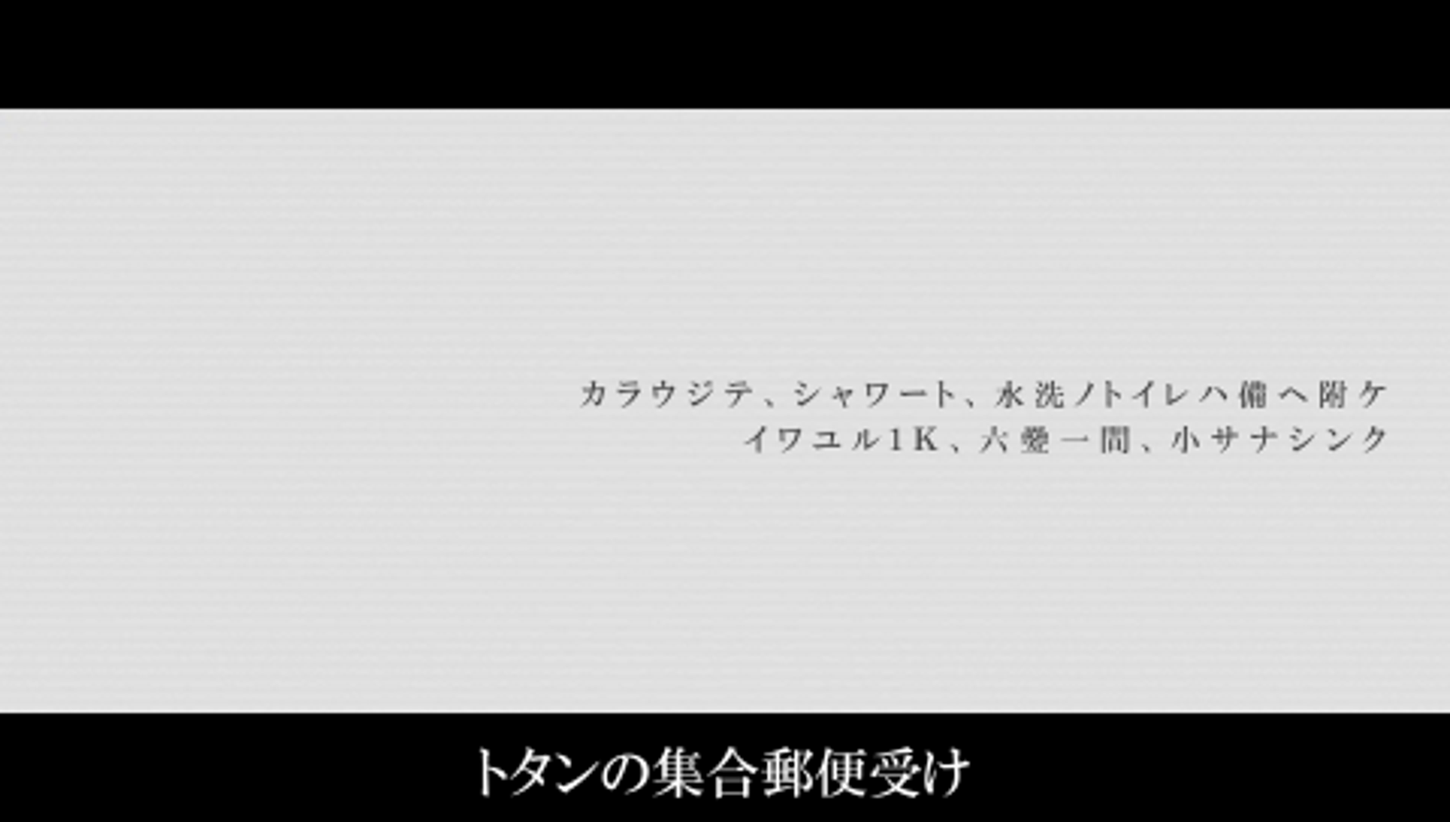
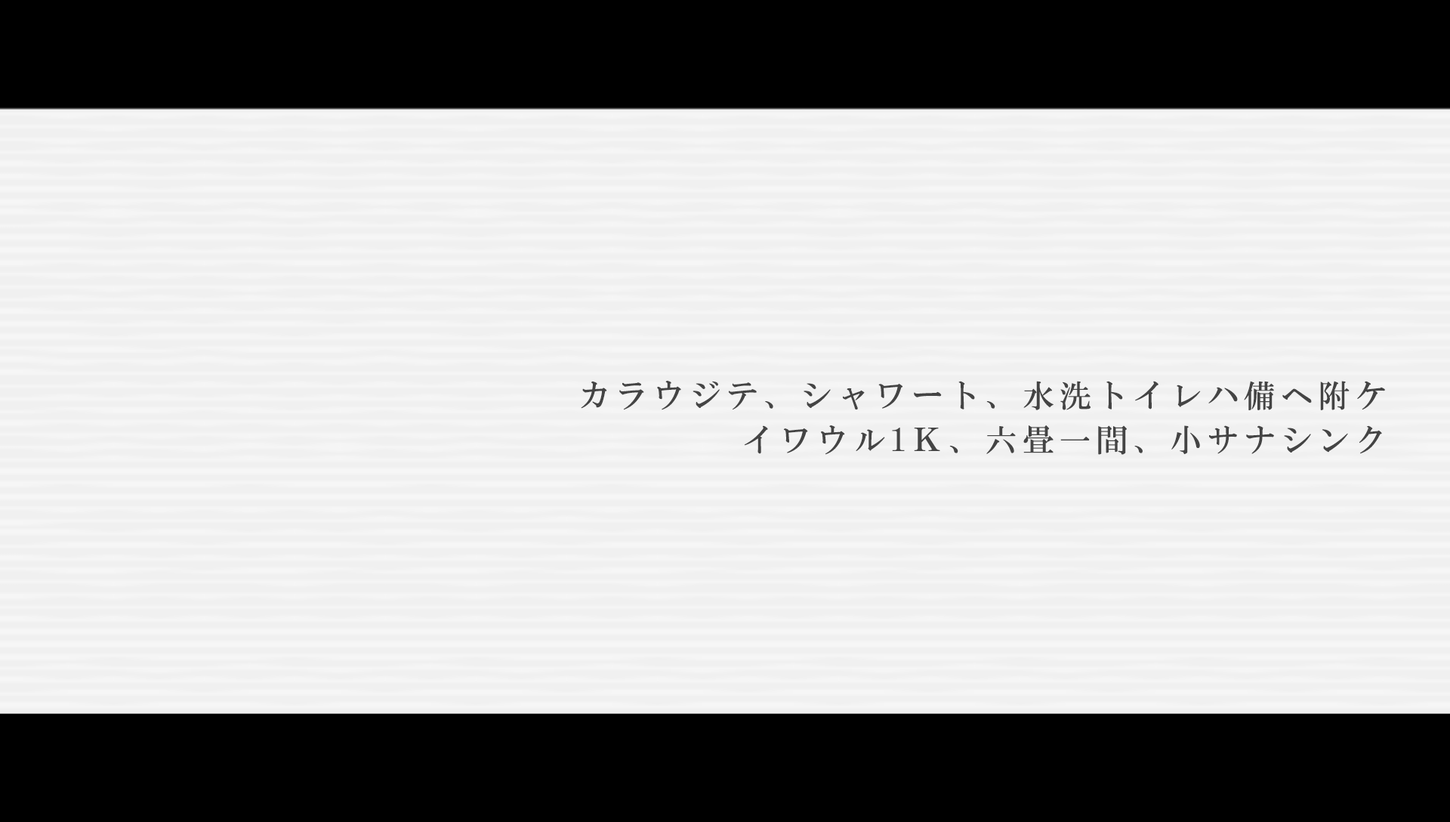
Layered file, before and after one edit (w=1450, h=822). Changes by layer:
added layer "カラウジテ、シャワート、水洗トイレハ備ヘ附ケ イワウル1Ｋ、六畳一間、小サナシンク" above "Layer 2" over [580, 380, 1386, 455]
showed "Layer 2" over [0, 107, 1450, 802]
